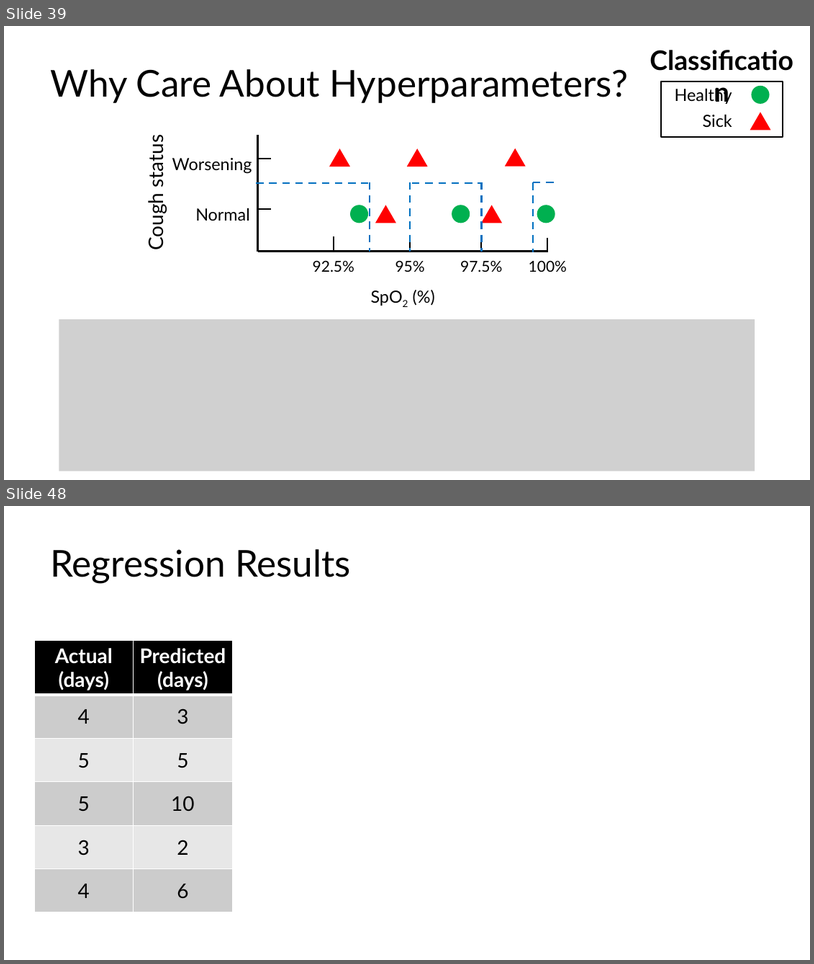
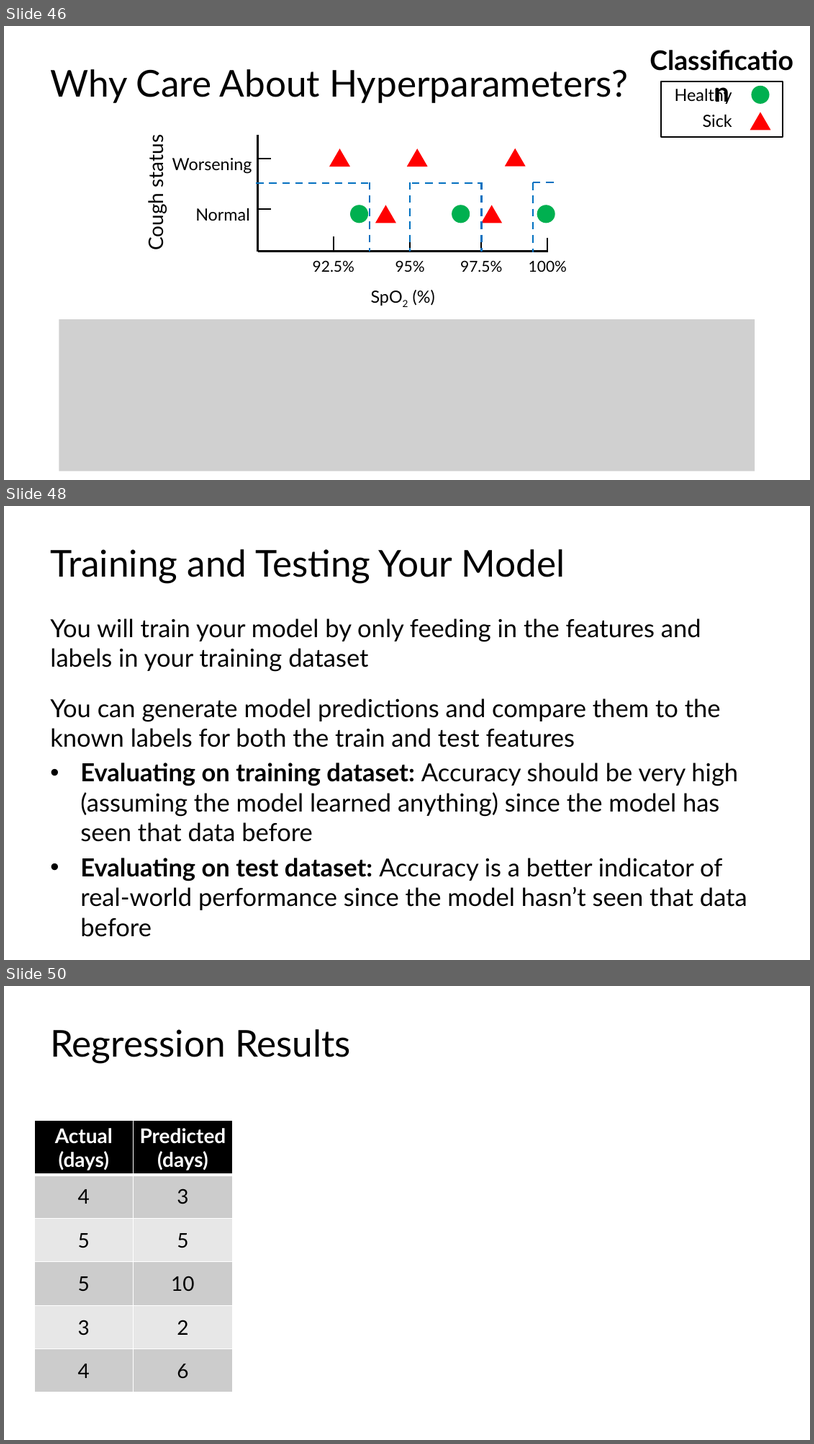
Before and after one commit to C4M-UofT/C4M-UofT.github.io, a slide deck: lectures/winter/6_ml_workflow/MachineLearning_tutorial.pptx. Shown one above the other, each under a label of ours: slides 39 and 48 before the commit, slides 46, 48 and 50 after it; the slides between them are not shown. The pictures are 814x964 and 814x1444 pixels, drawn with LibreOffice and Linux fonts; fonts in the diff are those of the drawing; grey boxes stand for pictures. Boxes give left, top, right and bottom in pixels: in the first picture for what was removed or moved away, otherwise in the second. Text is boxed around its words. In the diff, an @@ line names an element or a change of style, - is before the commit and + after.

```diff
--- a/lectures/winter/6_ml_workflow/MachineLearning_tutorial.pptx
+++ b/lectures/winter/6_ml_workflow/MachineLearning_tutorial.pptx
@@ slide 48 added at box(4, 506, 810, 960), background #FFFFFF @@
@@ title added at box(50, 549, 565, 584), 44 pt, text #000000 @@
+Training and Testing Your Model
@@ text added at box(50, 618, 748, 937), 29.6 pt, text #000000 @@
+You will train your model by only feeding in the features and labels in your training dataset
+You can generate model predictions and compare them to the known labels for both the train and test features
+• Evaluating on training dataset: Accuracy should be very high (assuming the model learned anything) since the model has seen that data before
+• Evaluating on test dataset: Accuracy is a better indicator of real-world performance since the model hasn’t seen that data before
@@ what was slide 39 is now slide 46 @@
@@ what was slide 48 is now slide 50 @@
```
Also in this commit, not shown: 8 slides changed, 1 other slide added, 7 other files.
